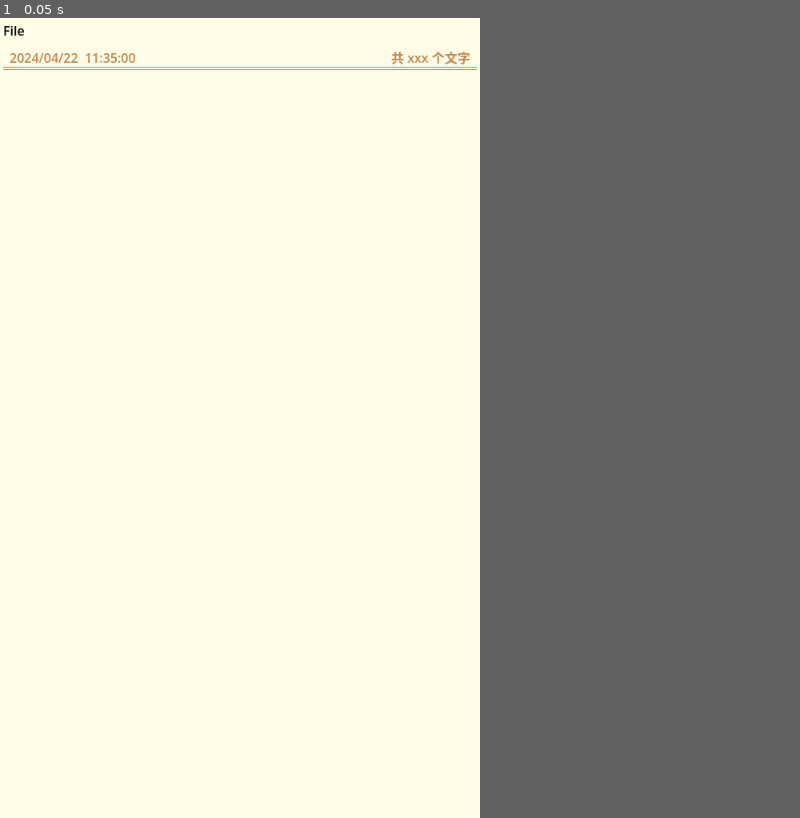
Above: before the commit, frame 1.
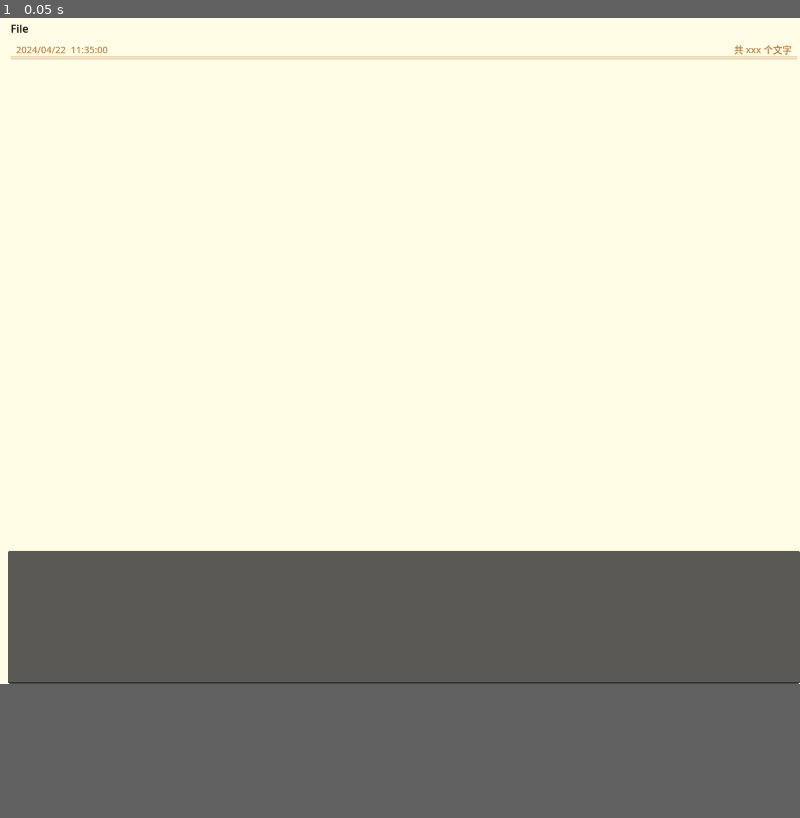
Above: after the commit, the same moment.

Repository: LaoDie1/godot-markdown-editor
Game: Godot game, scene res://src/scene/main.tscn
Same seed, same stepped clock (60 frames per second), same inputs: the game is played once before the commit and once after it.
Inputs:
- Up to frame 1 (0.05 s): no input
In our replay, the window is 480x800 before the commit and 800x666 after it. These sizes can differ from the game's own. Grey fills any space a smaller window leaves; there, only what the larger window draws over its background counts as a difference.

The runs differ from the first frame. In frame 1, 17% of the frame differs, in the area x 0-100%, y 0-84%.

Commit message:
更新编辑操作相关代码

Diff:
--- a/project.godot
+++ b/project.godot
@@ -24,7 +24,7 @@
 
 [display]
 
-window/size/viewport_width=600
+window/size/viewport_width=1200
 window/size/viewport_height=1000
 
 [editor_plugins]
--- a/src/scene/document_canvas/document_canvas.gd
+++ b/src/scene/document_canvas/document_canvas.gd
@@ -17,7 +17,6 @@
 
 
 var file_path : String = ""
-var origin_lines : Array = []
 var line_offset_point : float = 0
 var line_items : Array[LineItem] = []
 var p_to_item : Dictionary = {} # 点击的位置对应的行字符串
@@ -26,7 +25,10 @@
 var _selected_line_item : LineItem = null:
 	set(v):
 		_selected_line_item = v
-		_selected_line_idx = line_items.find(_selected_line_item)
+		if _selected_line_item == null	:
+			_selected_line_idx = -1
+		else:
+			_selected_line_idx = line_items.find(_selected_line_item)
 var _selected_line_idx : int = -1
 
 
@@ -72,9 +74,9 @@
 		# 查找并处理这个位置上的 item
 		_selected_pos = get_local_mouse_position()
 		await Engine.get_main_loop().process_frame
-		for idx in line_items.size() - 1:
-			var item : LineItem = line_items[idx]
-			var next_item : LineItem = line_items[idx + 1]
+		for line_idx in line_items.size() - 1:
+			var item : LineItem = line_items[line_idx]
+			var next_item : LineItem = line_items[line_idx + 1]
 			if _selected_pos.y >= item.line_y_point and _selected_pos.y < next_item.line_y_point:
 				_selected_line_item = item
 				_select_line(_selected_line_item)
@@ -85,6 +87,14 @@
 #============================================================
 #  自定义
 #============================================================
+func get_as_string() -> String:
+	var text = ""
+	for line_item in line_items:
+		text += line_item.origin_text
+		text += "\n"
+	return text
+
+
 func get_width() -> float:
 	return size.x - margin.position.x - margin.size.x
 
@@ -98,12 +108,12 @@
 func open_file(path: String) -> void:
 	LineItem.reset_incr_id()
 	file_path = path
-	origin_lines = FileUtil.read_as_lines(path)
 	line_items.clear()
 
 	# 处理每行
+	var origin_lines = FileUtil.read_as_lines(path)
 	match file_path.get_extension().to_lower():
-		"md":
+		"md", "txt":
 			for line in origin_lines:
 				var item = LineItem.new(line)
 				item.handle_md()
@@ -157,16 +167,32 @@
 	self.selected.emit(item)
 
 
-
 # 插入行
-func _insert_line(idx: int) -> LineItem:
+func _insert_line(line_idx: int) -> LineItem:
 	var new_line_item = LineItem.new("")
-	var last_item = line_items[idx]
+	var last_item = line_items[line_idx]
 	new_line_item.line_y_point = last_item.line_y_point
-	line_items.insert(idx, new_line_item)
-	origin_lines.insert(idx, new_line_item.text)
+	line_items.insert(line_idx, new_line_item)
 	return new_line_item
 
+# 删除行
+func _delete_line(line_idx:  int) -> void:
+	if line_idx > 0:
+		var line_item : LineItem = line_items[line_idx]
+		line_items.remove_at(line_idx)
+
+		# 将内容追加到上一行
+		if line_item.text != "":
+			var last_line_item = line_items[line_idx - 1]
+			var last_caret_column = last_line_item.text.length()
+			last_line_item.origin_text += line_item.text
+			last_line_item.handle_md()
+			Engine.get_main_loop().create_timer(0.01).timeout.connect(
+				text_edit.set_caret_column.bind(last_caret_column),
+				Object.CONNECT_ONE_SHOT
+			)
+
+		_update_line_after_pos(line_idx, -line_item.get_total_height(get_width()))
 
 # 更新这个行的内容
 func _update_line_by_text_edit(line_item: LineItem, hide_text_edit: bool):
@@ -174,8 +200,7 @@
 		var last_height = line_item.get_total_height(get_width())
 		# 设置内容
 		line_item.origin_text = text_edit.text
-		if file_path.get_extension().to_lower() == "md":
-			line_item.handle_md()
+		line_item.handle_by_path(file_path)
 		var height = line_item.get_total_height(get_width())
 		if last_height != height:
 			_update_line_after_pos( _selected_line_idx, height - last_height)
@@ -186,11 +211,10 @@
 
 # 更新这个索引的行之后的位置偏移
 func _update_line_after_pos(item_idx: int, offset: float):
-	if item_idx == -1 or offset == 0:
+	if item_idx == -1 or offset <= 2:
 		return
 	for i in range(item_idx + 1, line_items.size()):
 		line_items[i].line_y_point += offset
-	print_debug(range(item_idx + 1, line_items.size()), offset)
 	queue_redraw()
 
 
@@ -224,6 +248,20 @@
 				await Engine.get_main_loop().process_frame
 				_selected_line_item = new_line_item
 				_select_line(new_line_item)
+
+		elif InputUtil.is_key(event, KEY_BACKSPACE):
+			if text_edit.get_caret_column()==0 and text_edit.get_caret_line() == 0:
+				var selected_line_idx = _selected_line_idx
+				if selected_line_idx > 0:
+					_delete_line(_selected_line_idx)
+					get_tree().root.set_input_as_handled()
+					queue_redraw()
+
+					await Engine.get_main_loop().process_frame
+					await Engine.get_main_loop().process_frame
+					_selected_line_item = line_items[selected_line_idx - 1]
+					_select_line(_selected_line_item)
+
 
 
 func _on_text_edit_resized():
--- a/src/scene/document_canvas/line_item.gd
+++ b/src/scene/document_canvas/line_item.gd
@@ -35,6 +35,7 @@
 var line_y_point : int
 var id : int
 
+var indent: int = 0
 var font : Font
 var alignment : int
 var font_size : int
@@ -67,6 +68,10 @@
 static func reset_incr_id():
 	_incr_id = 0
 
+
+func handle_by_path(file_path: String):
+	if file_path.get_extension().to_lower() in ["md", "txt"]:
+		handle_md()
 
 ## 处理 md 文件内容
 func handle_md():
@@ -116,15 +121,15 @@
 func get_sub_line(point: Vector2, width: float) -> int:
 	return ceili( (point.y - line_y_point) / get_font_height() )
 
+
 ## 绘制到这个节点上
 func draw_to(canvas: CanvasItem, margin: Rect2, width: float):
-	# 绘制内容
 	canvas.draw_multiline_string(
 		font,
-		Vector2(margin.position.x, line_y_point + get_font_height() - 4),
+		Vector2(margin.position.x + indent, line_y_point + get_font_height() - 4),
 		text,
 		alignment,
-		width,
+		width - indent,
 		font_size,
 		-1,
 		font_color,
--- a/src/scene/main.gd
+++ b/src/scene/main.gd
@@ -13,7 +13,8 @@
 @onready var debug_editor = %DebugEditor
 @onready var open_file_dialog = %OpenFileDialog
 
-const CONTENT = """
+
+const DEBUG_CONTENT = """
 ID: {id}
 FONT_HEIGHT: {font_height}
 TYPE: {type}
@@ -27,12 +28,16 @@
 #============================================================
 func _ready():
 	menu.init_menu({
-		"File": ["Open"]
+		"File": ["Open", "Save", "-", "Print"]
 	})
 
 	menu.init_shortcut({
 		"/File/Open": SimpleMenu.parse_shortcut("Ctrl+O"),
+		"/File/Save": SimpleMenu.parse_shortcut("Ctrl+S"),
 	})
+
+	open_file_dialog.current_dir = Config.get_value(ConfigKey.Path.current_dir, "")
+	print("current dir: ", Config.get_value(ConfigKey.Path.current_dir, ""))
 
 
 func _process(delta):
@@ -46,17 +51,25 @@
 #  连接信号
 #============================================================
 func _on_document_canvas_selected(line_item: LineItem):
-	var data = JsonUtil.object_to_dict(line_item)
-	data["font_height"] = line_item.get_total_height(document_canvas.get_width())
-	debug_editor.text = CONTENT.format( data ).strip_edges()
-
+	if debug_editor.visible:
+		var data = JsonUtil.object_to_dict(line_item)
+		data["font_height"] = line_item.get_total_height(document_canvas.get_width())
+		debug_editor.text = DEBUG_CONTENT.format( data ).strip_edges()
 
 
 func _on_menu_menu_pressed(idx, menu_path):
 	match menu_path:
 		"/File/Open":
 			open_file_dialog.popup_centered_ratio(0.75)
+		"/File/Save":
+			pass
+
+		"/File/Print":
+			var text = document_canvas.get_as_string()
+			print(text)
 
 
-func _on_open_file_dialog_file_selected(path):
+func _on_open_file_dialog_file_selected(path: String):
+	Config.set_value(ConfigKey.Path.current_dir, path.get_base_dir())
 	document_canvas.open_file(path)
+	print(path)
--- a/src/scene/main.tscn
+++ b/src/scene/main.tscn
@@ -25,7 +25,7 @@
 grow_vertical = 2
 theme_override_styles/panel = SubResource("StyleBoxFlat_al0ie")
 
-[node name="VBoxContainer" type="VBoxContainer" parent="."]
+[node name="HSplitContainer" type="HSplitContainer" parent="."]
 layout_mode = 1
 anchors_preset = 15
 anchor_right = 1.0
@@ -33,7 +33,16 @@
 grow_horizontal = 2
 grow_vertical = 2
 
-[node name="Menu" type="MenuBar" parent="VBoxContainer"]
+[node name="Left" type="MarginContainer" parent="HSplitContainer"]
+layout_mode = 2
+
+[node name="ItemList" type="ItemList" parent="HSplitContainer/Left"]
+layout_mode = 2
+
+[node name="Right" type="VBoxContainer" parent="HSplitContainer"]
+layout_mode = 2
+
+[node name="Menu" type="MenuBar" parent="HSplitContainer/Right"]
 unique_name_in_owner = true
 layout_mode = 2
 theme_override_colors/font_color = Color(0, 0, 0, 1)
@@ -43,11 +52,11 @@
 flat = true
 script = ExtResource("1_s2vjw")
 
-[node name="ScrollContainer" type="ScrollContainer" parent="VBoxContainer"]
+[node name="ScrollContainer" type="ScrollContainer" parent="HSplitContainer/Right"]
 layout_mode = 2
 size_flags_vertical = 3
 
-[node name="MarginContainer" type="MarginContainer" parent="VBoxContainer/ScrollContainer"]
+[node name="MarginContainer" type="MarginContainer" parent="HSplitContainer/Right/ScrollContainer"]
 layout_mode = 2
 size_flags_horizontal = 3
 size_flags_vertical = 3
@@ -55,13 +64,12 @@
 theme_override_constants/margin_right = 4
 theme_override_constants/margin_bottom = 8
 
-[node name="DocumentCanvas" parent="VBoxContainer/ScrollContainer/MarginContainer" instance=ExtResource("2_850oq")]
+[node name="DocumentCanvas" parent="HSplitContainer/Right/ScrollContainer/MarginContainer" instance=ExtResource("2_850oq")]
 unique_name_in_owner = true
 layout_mode = 2
 
-[node name="DebugEditor" type="TextEdit" parent="VBoxContainer"]
+[node name="DebugEditor" type="TextEdit" parent="HSplitContainer/Right"]
 unique_name_in_owner = true
-visible = false
 custom_minimum_size = Vector2(0, 200)
 layout_mode = 2
 editable = false
@@ -71,11 +79,13 @@
 [node name="OpenFileDialog" type="FileDialog" parent="."]
 unique_name_in_owner = true
 title = "Open a File"
+size = Vector2i(345, 159)
 ok_button_text = "打开"
 file_mode = 0
 access = 2
-filters = PackedStringArray("*.md;Markdown File")
+filters = PackedStringArray("*.md;Markdown File", "*.txt;Text File")
 
-[connection signal="menu_pressed" from="VBoxContainer/Menu" to="." method="_on_menu_menu_pressed"]
-[connection signal="selected" from="VBoxContainer/ScrollContainer/MarginContainer/DocumentCanvas" to="." method="_on_document_canvas_selected"]
+[connection signal="menu_pressed" from="HSplitContainer/Right/Menu" to="." method="_on_menu_menu_pressed"]
+[connection signal="selected" from="HSplitContainer/Right/ScrollContainer/MarginContainer/DocumentCanvas" to="." method="_on_document_canvas_selected"]
 [connection signal="file_selected" from="OpenFileDialog" to="." method="_on_open_file_dialog_file_selected"]
+[connection signal="visibility_changed" from="OpenFileDialog" to="." method="_on_open_file_dialog_visibility_changed"]
--- a/src/script/config.gd
+++ b/src/script/config.gd
@@ -11,8 +11,103 @@
 @onready var font : Font = Engine.get_main_loop().current_scene.get_theme_default_font()
 
 
-var top_font_size : int = 16
+var top_font_size : int = 14
 var font_size : int = 18
 var accent_color : Color = Color(0.7578, 0.5261, 0.2944, 1)
 var text_color : Color = Color(0,0,0,0.8)
 var line_spacing : float = 2
+
+var config_file_path : String:
+	get:
+		return OS.get_cache_dir().path_join("Godot/.markdown_editor_config.cfg")
+var config_file : ConfigFile = ConfigFile.new()
+
+
+#============================================================
+#  内置
+#============================================================
+func _init():
+	init_class_static_value(ConfigKey, true)
+	Engine.get_main_loop().auto_accept_quit = false
+
+
+func _notification(what):
+	if what == NOTIFICATION_WM_CLOSE_REQUEST or what == NOTIFICATION_WM_GO_BACK_REQUEST:
+		var err = config_file.save(config_file_path)
+		if err != OK:
+			push_error( "Error saving configuration file: ", error_string(err) )
+		else:
+			print("已保存配置文件：", config_file_path)
+		Engine.get_main_loop().quit.call_deferred(0)
+
+
+func _enter_tree():
+	var path : String = config_file_path
+	if FileAccess.file_exists(path):
+		var err = config_file.load(path)
+		if err != OK:
+			push_error( "Error opening configuration file: ", error_string(err) )
+	else:
+		print("没有配置文件")
+
+
+
+#============================================================
+#  自定义
+#============================================================
+func init_class_static_value(script: GDScript, is_path_key: bool):
+	var class_regex = RegEx.new()
+	class_regex.compile("^class\\s+(?<class_name>\\w+)\\s*:")
+	var var_regex = RegEx.new()
+	var_regex.compile("static\\s+var\\s+(?<var_name>\\w+)")
+
+	# 分析
+	var p_name = script.new()
+	var data : Dictionary = {}
+	var last_class : String = ""
+	var last_var_list : Array
+	var lines = script.source_code.split("\n")
+	var result : RegExMatch
+	for line in lines:
+		result = class_regex.search(line)
+		if result:
+			# 类名
+			last_class = result.get_string("class_name")
+			last_var_list =[]
+			data[last_class] = last_var_list
+		else:
+			# 变量名
+			result = var_regex.search(line)
+			if result:
+				var var_name = result.get_string("var_name")
+				if last_class != "":
+					last_var_list.append(var_name)
+				else:
+					p_name.set(var_name, var_name.to_lower())
+
+	# 设置值
+	var const_map = script.get_script_constant_map()
+	var object : Object
+	for c_name:String in data:
+		object = const_map[c_name].new()
+		var property_list = data[c_name]
+		for property:String in property_list:
+			if is_path_key:
+				object[property] = StringName("/" + c_name.to_lower() + "/" + property.to_lower())
+			else:
+				object[property] = StringName(property.to_lower())
+
+
+func get_value(path: String, default = null):
+	if path.begins_with("/"):
+		path = path.substr(1)
+	var values = path.split("/")
+	return config_file.get_value(values[0], values[1], default)
+
+
+func set_value(path: String, value):
+	if path.begins_with("/"):
+		path = path.substr(1)
+	print("<修改配置> ", path, ": ", value)
+	var values = path.split("/")
+	config_file.set_value(values[0], values[1], value)
--- /dev/null
+++ b/src/script/config_key.gd
@@ -0,0 +1,12 @@
+#============================================================
+#    Config Key
+#============================================================
+# - author: zhangxuetu
+# - datetime: 2024-04-23 01:24:12
+# - version: 4.2.2.stable
+#============================================================
+class_name ConfigKey
+
+
+class Path:
+	static var current_dir
--- a/src/script/p_name.gd
+++ b/src/script/p_name.gd
@@ -10,7 +10,7 @@
 
 
 enum LineType {
-	Normal, ## 普通行
+	Normal = 0, ## 普通行
 
 	Colon = 10001, ## 冒号
 	SerialNumber, ## 序号
@@ -25,6 +25,5 @@
 }
 
 
-
 ## 数据分隔
 const DATA_SPLIT_CHAR = char(0xfffff)
Not shown, changed: addons/script_comment_menu/plugin.cfg
